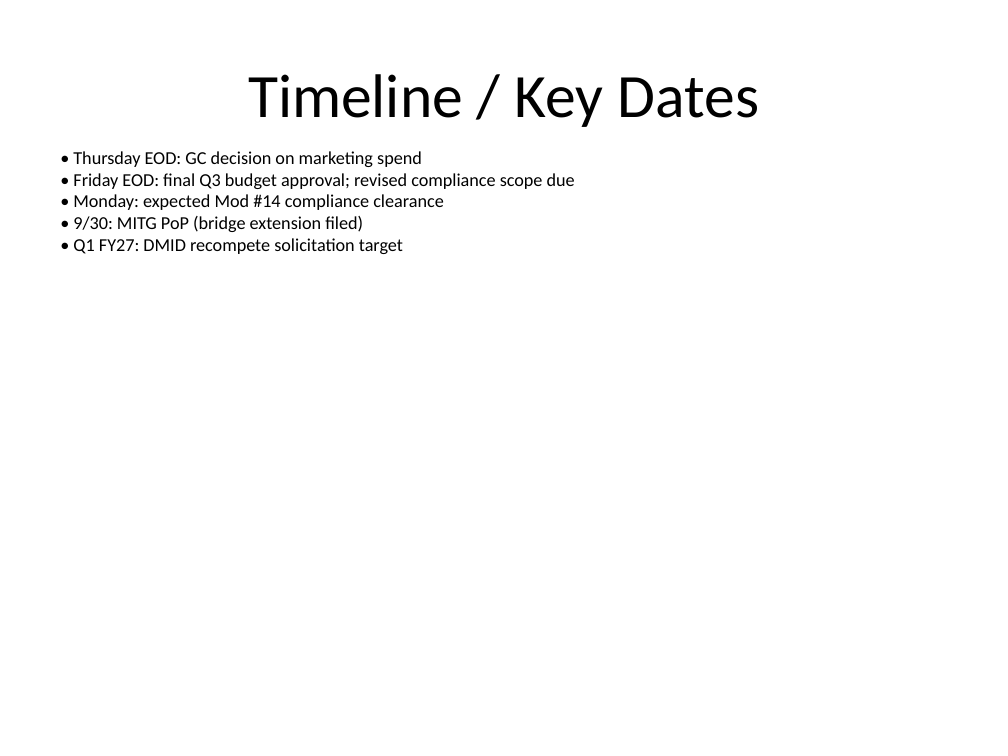
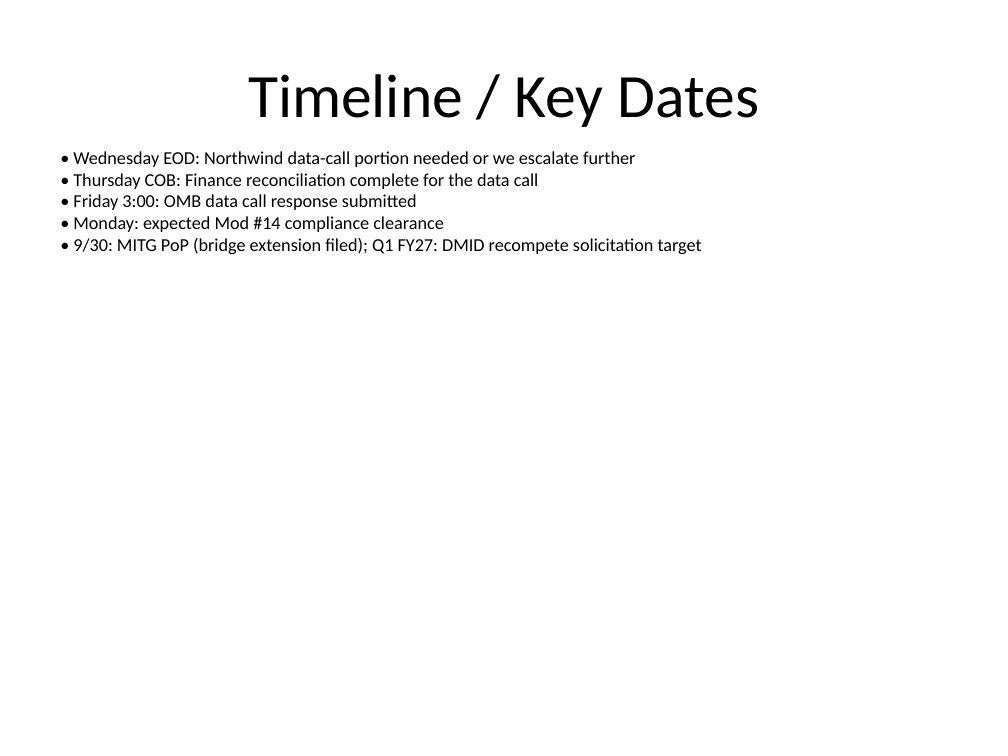
Before and after one commit to opsgility/cciio-phase2, a slide deck: slide 10 of assets/Quarterly_Deck.pptx. Drawn at 1008x756 pixels with LibreOffice and Linux fonts; fonts in the diff are those of the drawing. Boxes give left, top, right and bottom in pixels: in the first picture for what was removed or moved away, otherwise in the second. Text is boxed around its words. In the diff, an @@ line names an element or a change of style, - is before the commit and + after.

```diff
--- a/assets/Quarterly_Deck.pptx
+++ b/assets/Quarterly_Deck.pptx
@@ text at <box>73,151,635,210</box>: text changed @@
-• Thursday EOD: GC decision on marketing spend
-• Friday EOD: final Q3 budget approval; revised compliance scope due
+• Wednesday EOD: Northwind data-call portion needed or we escalate further
+• Thursday COB: Finance reconciliation complete for the data call
+• Friday 3:00: OMB data call response submitted
@@ text at <box>73,238,702,254</box>: text changed @@
-• 9/30: MITG PoP (bridge extension filed)
-• Q1 FY27: DMID recompete solicitation target
+• 9/30: MITG PoP (bridge extension filed); Q1 FY27: DMID recompete solicitation target
```
Also in this commit, not shown: 8 other slides changed, 4 other files.
